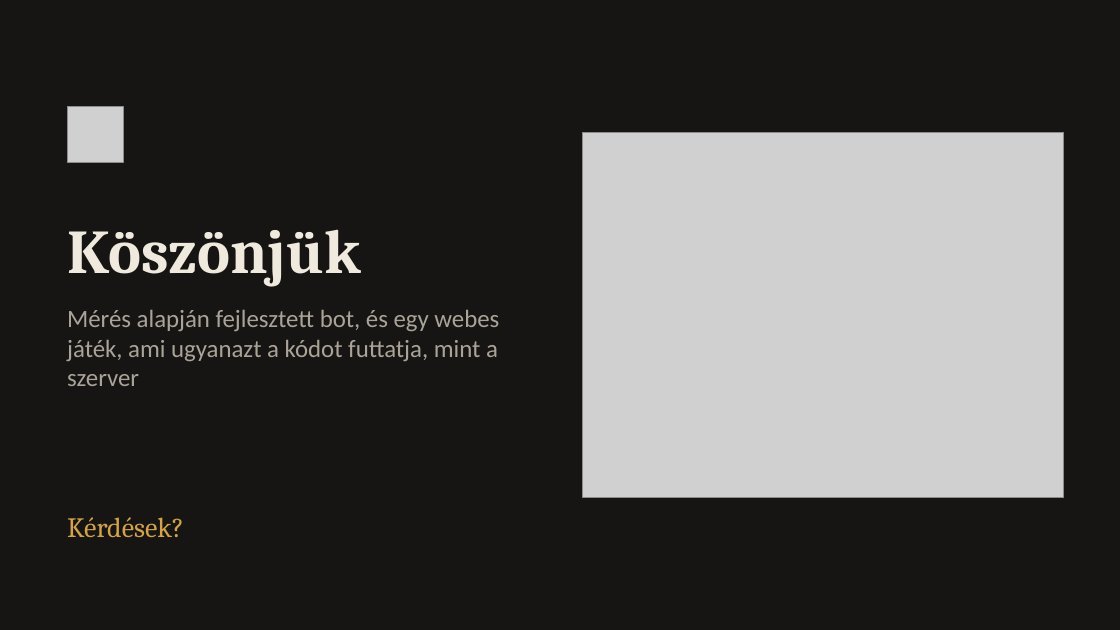
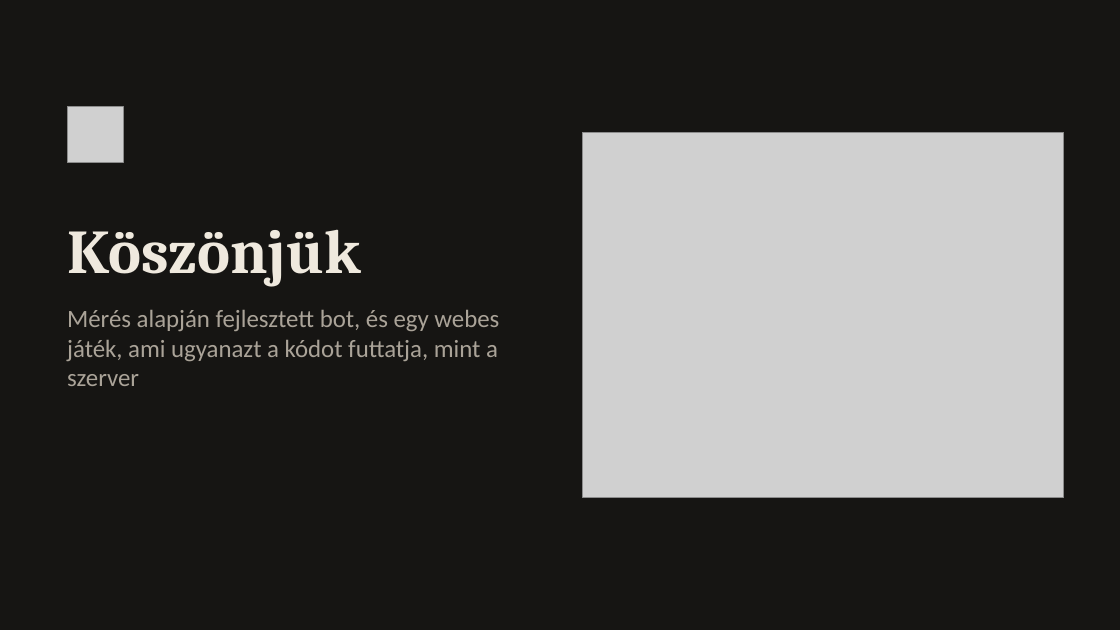
Before and after one commit to VaszocsikLevi/verseny, a slide deck: slide 13 of bitApritok.pptx (slide 14 before the commit). Drawn at 1120x630 pixels with LibreOffice and Linux fonts; fonts in the diff are those of the drawing; grey boxes stand for pictures. Boxes give left, top, right and bottom in pixels: in the first picture for what was removed or moved away, otherwise in the second. Text is boxed around its words. In the diff, an @@ line names an element or a change of style, - is before the commit and + after.

```diff
--- a/bitApritok.pptx
+++ b/bitApritok.pptx
@@ text removed at (67, 517, 184, 537) @@
-Kérdések?
```
Also in this commit, not shown: 1 slide removed, 2 other files.
